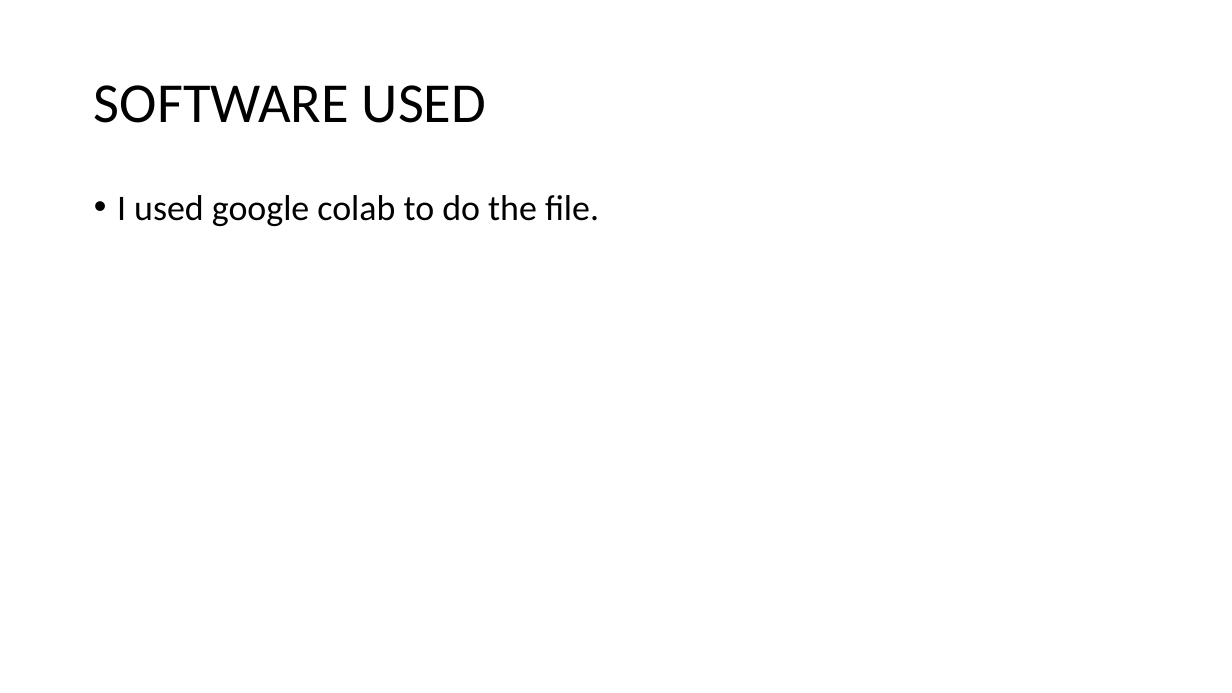
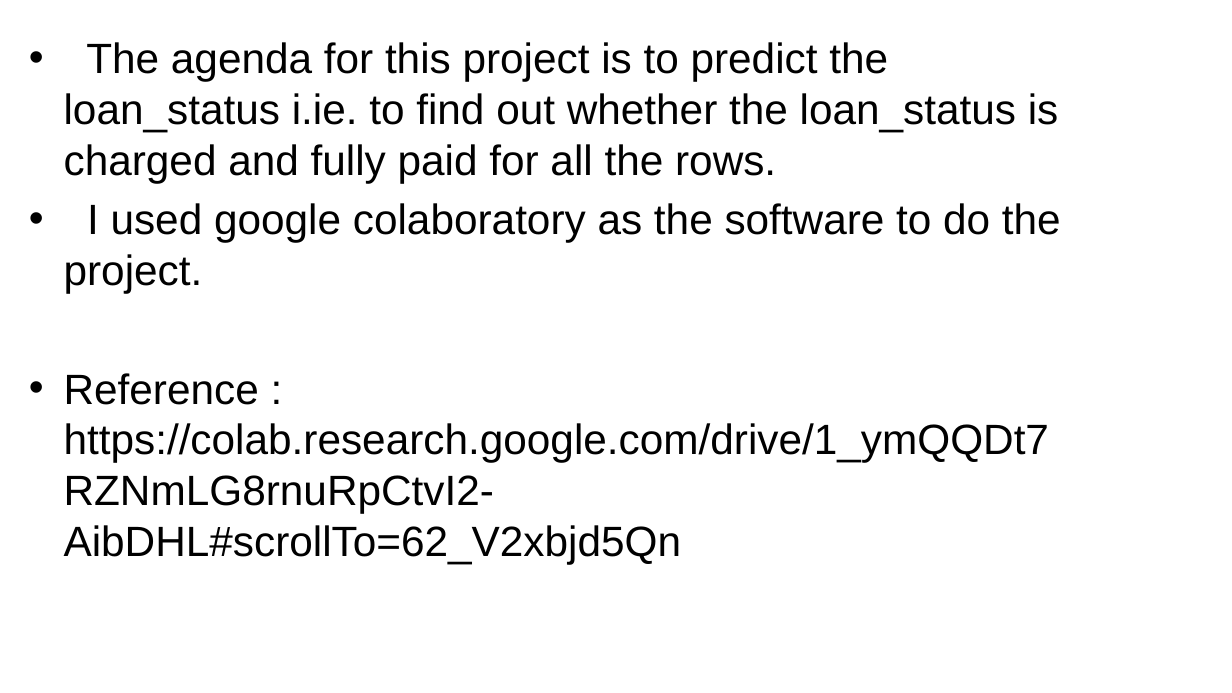
Before and after one commit to adityaravichander45/october-wkshop, a slide deck: slide 2 of Hackathon workshop.pptx (slide 3 before the commit). Drawn at 1232x693 pixels with LibreOffice and Linux fonts; fonts in the diff are those of the drawing; background and template pictures are left out. Boxes give left, top, right and bottom in pixels: in the first picture for what was removed or moved away, otherwise in the second. Text is boxed around its words. In the diff, an @@ line names an element or a change of style, - is before the commit and + after.

```diff
--- a/Hackathon workshop.pptx
+++ b/Hackathon workshop.pptx
@@ text at (x1=64, y1=42, x2=1061, y2=564): text changed; size 28 to 33 pt; font Calibri to Arial @@
-• I used google colab to do the file.
+• The agenda for this project is to predict the loan_status i.ie. to find out whether the loan_status is charged and fully paid for all the rows.
+• I used google colaboratory as the software to do the project.
+• Reference : https://colab.research.google.com/drive/1_ymQQDt7RZNmLG8rnuRpCtvI2-AibDHL#scrollTo=62_V2xbjd5Qn
@@ title removed at (x1=94, y1=85, x2=486, y2=123) @@
-SOFTWARE USED
```
Also in this commit, not shown: 7 other slides changed, 3 slides added, 12 slides removed.
